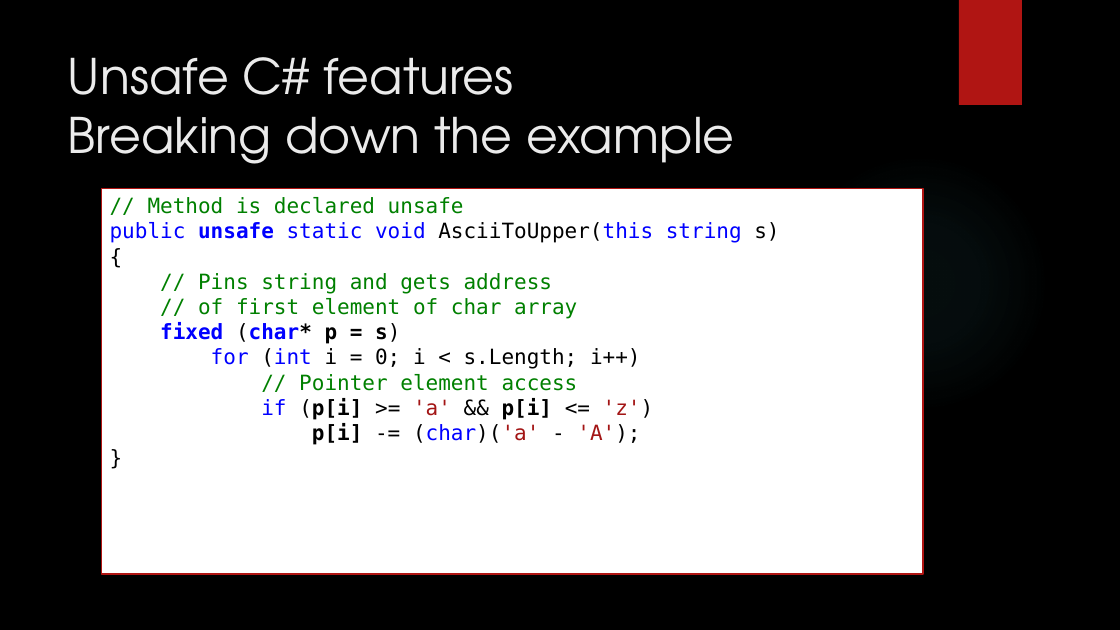
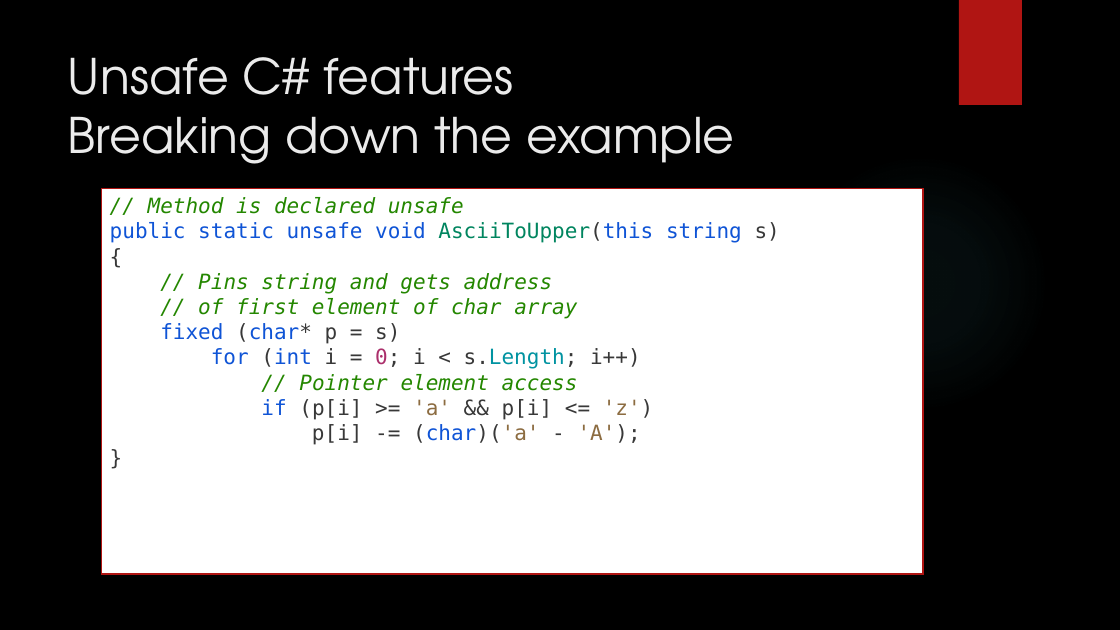
Before and after one commit to dennisdietrich/UnsafeCSharp, a slide deck: slide 9 of doc/Introduction to unsafe C#.pptx (slide 7 before the commit). Drawn at 1120x630 pixels with LibreOffice and Linux fonts; fonts in the diff are those of the drawing; background and template pictures are left out. Boxes give left, top, right and bottom in pixels: in the first picture for what was removed or moved away, otherwise in the second. Text is boxed around its words. In the diff, an @@ line names an element or a change of style, - is before the commit and + after.

```diff
--- a/doc/Introduction to unsafe C#.pptx
+++ b/doc/Introduction to unsafe C#.pptx
@@ text in rectangle at bbox=[110, 197, 780, 445]: text changed; text colour #008000 to #248700 @@
-// Method is declared unsafe
-public unsafe static void AsciiToUpper(this string s)
-{
-// Pins string and gets address
-// of first element of char array
-fixed (char* p = s)
-for (int i = 0; i < s.Length; i++)
-// Pointer element access
-if (p[i] >= 'a' && p[i] <= 'z')
-p[i] -= (char)('a' - 'A');
-}
+// Method is declared unsafe
+public static unsafe void AsciiToUpper(this string s)
+{
+// Pins string and gets address
+// of first element of char array
+fixed (char* p = s)
+for (int i = 0; i < s.Length; i++)
+// Pointer element access
+if (p[i] >= 'a' && p[i] <= 'z')
+p[i] -= (char)('a' - 'A');
+}
```
Also in this commit, not shown: 21 other slides changed, 7 slides added, 6 other files.
